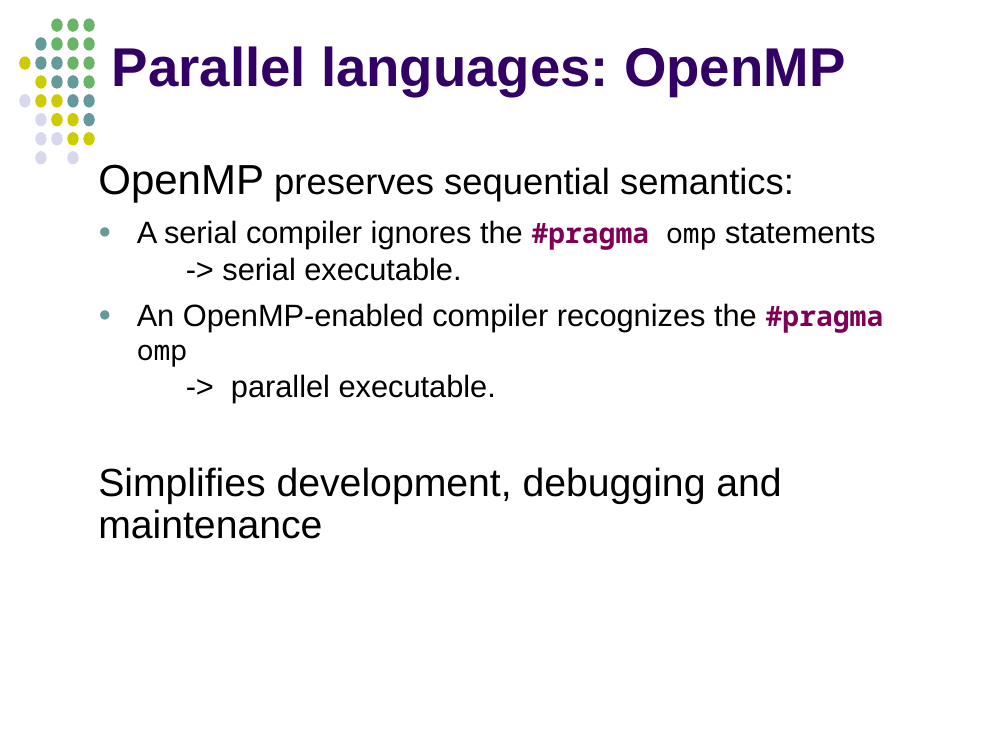
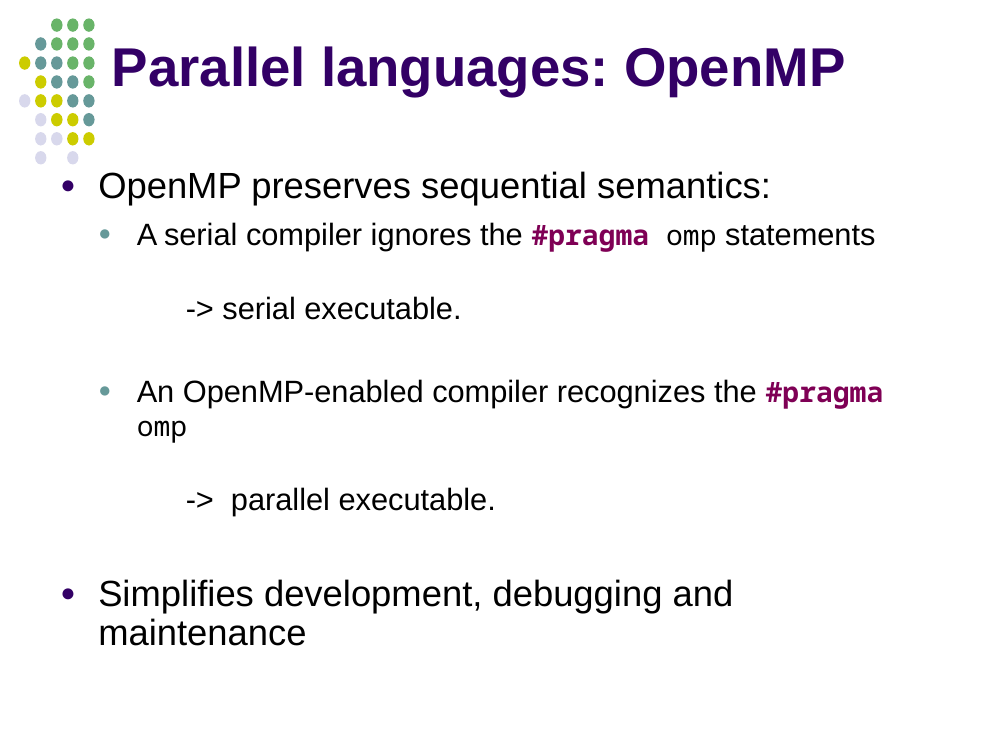
Before and after one commit to jablub/chpc_omp, a slide deck: slide 72 of OpenMP_MKuttel_CHPCWinterSchool2012.odp. Drawn at 1008x756 pixels with LibreOffice and Linux fonts; fonts in the diff are those of the drawing. Boxes give left, top, right and bottom in pixels: in the first picture for what was removed or moved away, otherwise in the second. Text is boxed around its words. In the diff, an @@ line names an element or a change of style, - is before the commit and + after.

```diff
--- a/OpenMP_MKuttel_CHPCWinterSchool2012.odp
+++ b/OpenMP_MKuttel_CHPCWinterSchool2012.odp
@@ text "OpenMP preserves sequential semantics:": place and size @@
-text "OpenMP preserves sequential semantics:" at [98, 164, 884, 539]
+text "OpenMP preserves sequential semantics:" at [98, 171, 884, 646]
@@ text at [98, 171, 771, 646]: size 30 to 26 pt in "OpenMP"; size 28 to 26 pt in "Simplifies development, debugging and maintenance"; bullet none to ●; list level 2 to 1 in "OpenMP preserves sequential semantics:"; line spacing 0.9 to 1 @@
```
Also in this commit, not shown: 43 other slides changed, 28 slides added, 19 slides removed, 20 other files.
